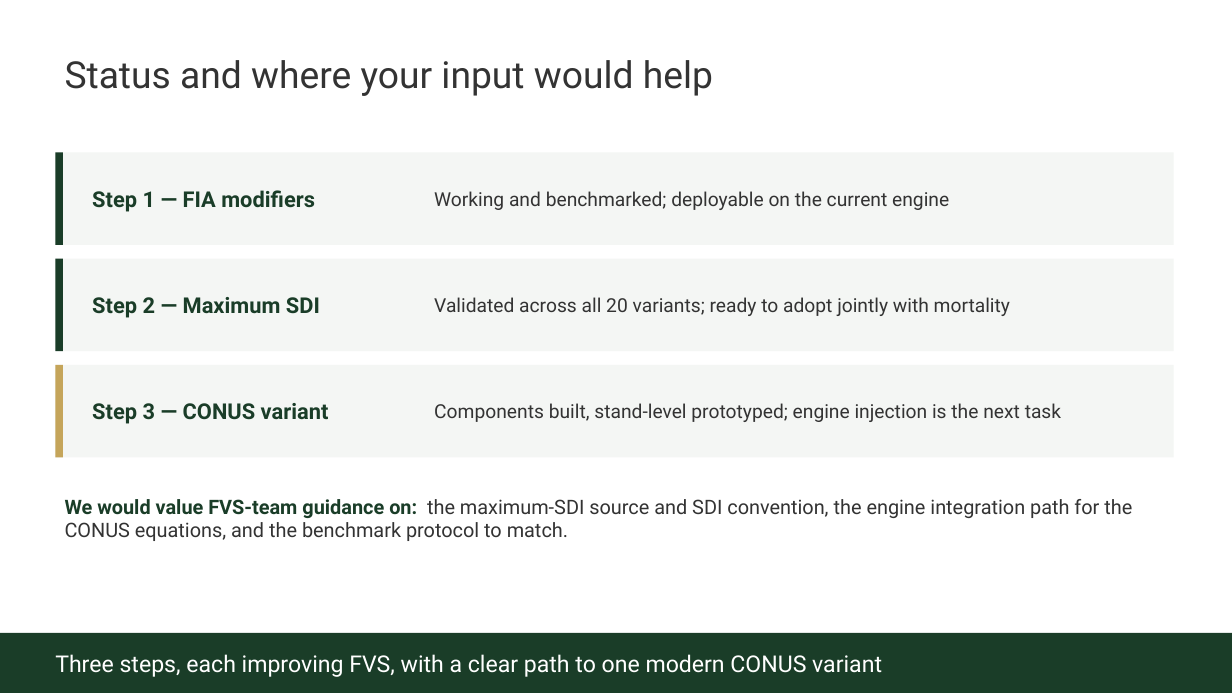
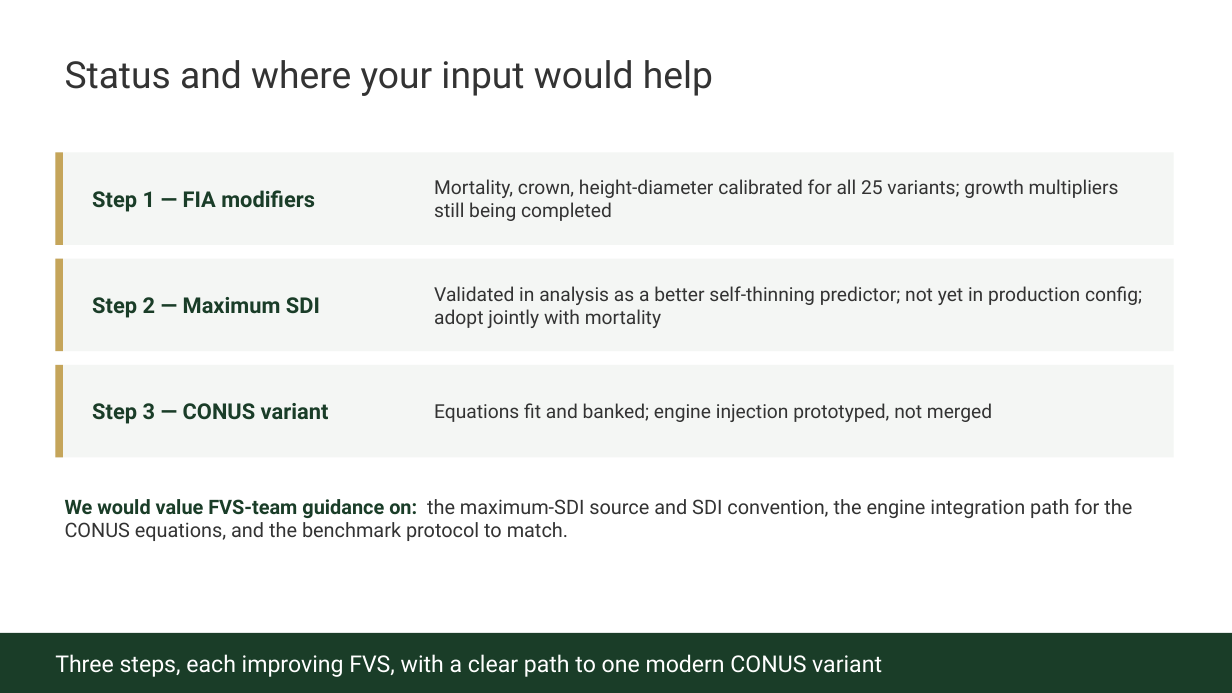
Before and after one commit to advanced-forestry-systems/fvs-modern, a slide deck: slide 11 of calibration/sdimax/FVS_team_UPDATE_3step_plan.pptx. Drawn at 1232x693 pixels with LibreOffice and Linux fonts; fonts in the diff are those of the drawing. Boxes give left, top, right and bottom in pixels: in the first picture for what was removed or moved away, otherwise in the second. Text is boxed around its words. In the diff, an @@ line names an element or a change of style, - is before the commit and + after.

Commit message:
Stress test + honesty pass on materials and implementation status
Adversarial review of all claims: max-SDI self-thinning result is most robust but a relative
gain on a weak signal; all-variant magnitudes need multi-seed reruns (fixed-seed bug);
calibration coverage is partial (mortality all variants, growth partial/absent); NE benchmark
needs re-verification; injection untested. Reworded deck + document to true strength; added
stress-test and implementation-status memos.

```diff
--- a/calibration/sdimax/FVS_team_UPDATE_3step_plan.pptx
+++ b/calibration/sdimax/FVS_team_UPDATE_3step_plan.pptx
@@ rectangle at <box>55,152,63,245</box>: fill #1A3D28 to #C5A55A @@
@@ text at <box>434,179,1119,221</box>: text changed @@
-Working and benchmarked; deployable on the current engine
+Mortality, crown, height-diameter calibrated for all 25 variants; growth multipliers still being completed
@@ rectangle at <box>55,259,63,351</box>: fill #1A3D28 to #C5A55A @@
@@ text at <box>434,286,1142,328</box>: text changed @@
-Validated across all 20 variants; ready to adopt jointly with mortality
+Validated in analysis as a better self-thinning predictor; not yet in production config; adopt jointly with mortality
@@ text at <box>434,403,992,422</box>: text changed @@
-Components built, stand-level prototyped; engine injection is the next task
+Equations fit and banked; engine injection prototyped, not merged
```
Also in this commit, not shown: 2 other slides changed, 3 other files.
